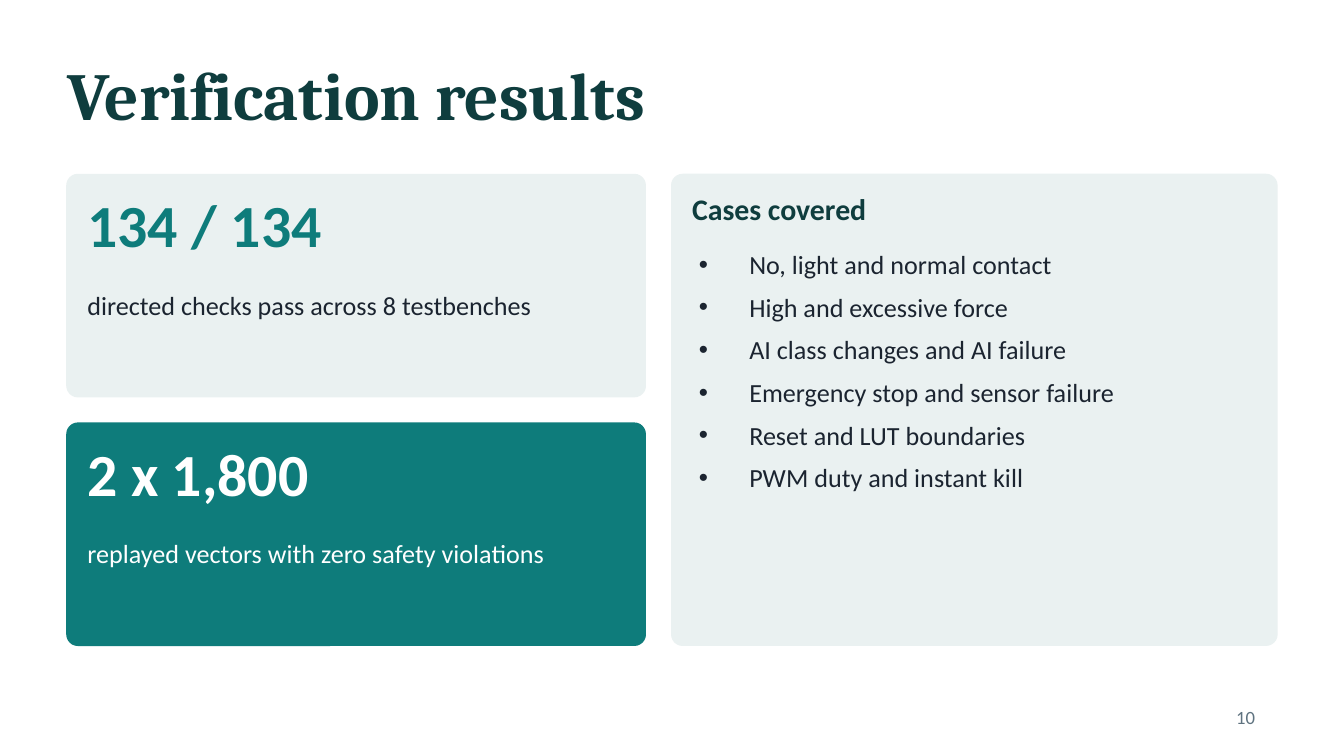
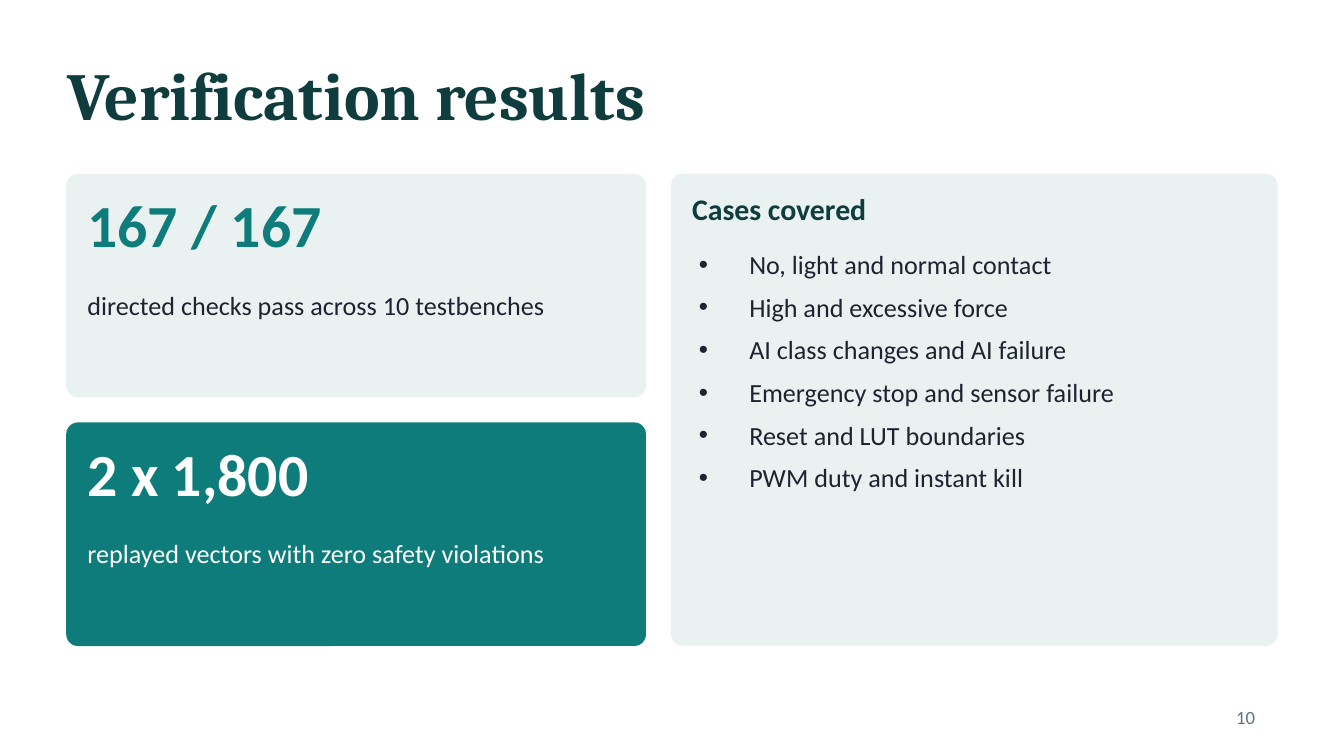
Before and after one commit to sanjiv283/tactile-reflex-system, a slide deck: slide 10 of docs/tactile_reflex_system.pptx. Drawn at 1344x756 pixels with LibreOffice and Linux fonts; fonts in the diff are those of the drawing. Boxes give left, top, right and bottom in pixels: in the first picture for what was removed or moved away, otherwise in the second. Text is boxed around its words. In the diff, an @@ line names an element or a change of style, - is before the commit and + after.

```diff
--- a/docs/tactile_reflex_system.pptx
+++ b/docs/tactile_reflex_system.pptx
@@ text at bbox=[87, 206, 322, 248]: text changed @@
-134 / 134
+167 / 167
@@ text at bbox=[87, 297, 544, 320]: text changed @@
-directed checks pass across 8 testbenches
+directed checks pass across 10 testbenches
```
Also in this commit, not shown: 11 other slides changed, 49 other files.
